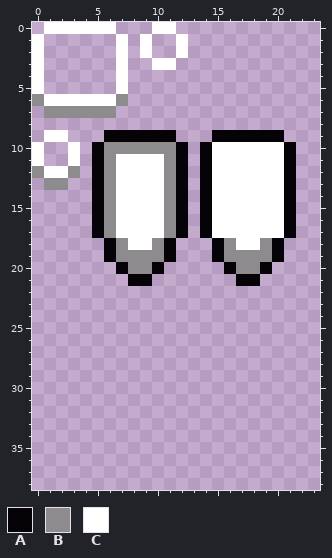
Pixel-art file: assets/art/ui/ui.aseprite. That is the earlier state.
64x64 pixels, 1 frame. Shown: x 0..23, y 0..38.
Visible layers, top first: "slider", "bar", "button".
Palette (. is transparent): A #050208  B #8d8b8e  C #ffffff
Pixels before, first column x 0:
 0 .CCCCCC...CC..........
 1 C......C.C..C.........
 2 C......C.C..C.........
 3 C......C..CC..........
 4 C......C..............
 5 C......C..............
 6 BCCCCCCB..............
 7 .BBBBBB...............
 8 ......................
 9 .CC...AAAAAA...AAAAAA.
10 C..C.ABBBBBBA.ACCCCCCA
11 C..C.ABCCCCBA.ACCCCCCA
12 BCCB.ABCCCCBA.ACCCCCCA
13 .BB..ABCCCCBA.ACCCCCCA
14 .....ABCCCCBA.ACCCCCCA
15 .....ABCCCCBA.ACCCCCCA
16 .....ABCCCCBA.ACCCCCCA
17 .....ABCCCCBA.ACCCCCCA
18 ......ABCCBA...ABCCBA.
19 ......ABBBBA...ABBBBA.
20 .......ABBA.....ABBA..
21 ........AA.......AA...
Once edited:
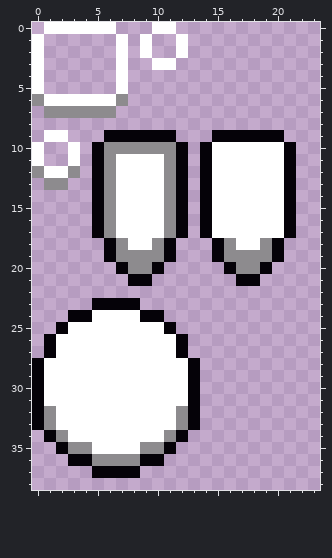
Edits made:
layer "radial" added
Layer "radial":
y 23: x 5..8 .... -> AAAA
y 24: x 3..10 ........ -> AACCCCAA
y 25: x 2..11 .......... -> ACCCCCCCCA
y 26..27: x 1..12 ............ -> ACCCCCCCCCCA
y 28..31: x 0..13 .............. -> ACCCCCCCCCCCCA
y 32..33: x 0..13 .............. -> ABCCCCCCCCCCBA
y 34: x 1..12 ............ -> ABCCCCCCCCBA
y 35: x 2..11 .......... -> ABBCCCCBBA
y 36: x 3..10 ........ -> AABBBBAA
y 37: x 5..8 .... -> AAAA
Boxes around the changes in both pictures, in picture pixels (x1, y1, x2, y2):
added: (32, 298, 200, 478)
